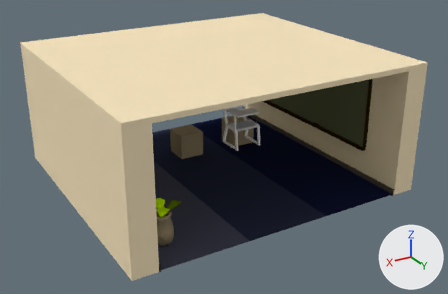
One commit to the Blender file Assets/Models/Blend/Corridor.blend: the scene before it, then after it.
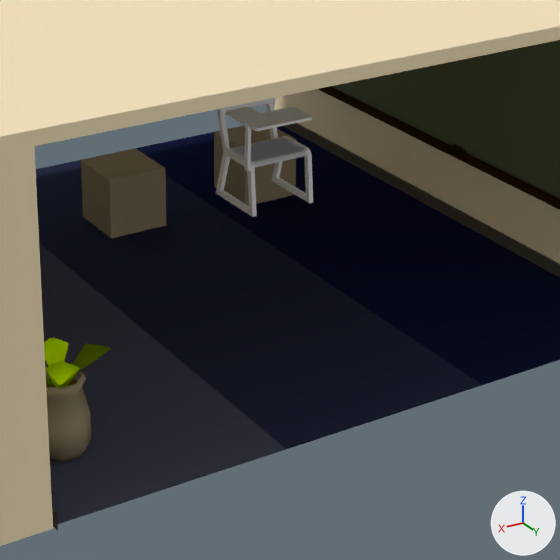
Each version appears first whole from a 50 mm camera at (21.9, 38.1, 16.4) aimed at (-0.3, 1.2, -2.1), and next in a close-up on the part from 31% to 80% of the width and 23% to 97% of the height. The axes (+X, +Y, +Z) are drawn at lower right. The lights are the same throughout.

Objects in the first close-up: 'Board', 'Cube', 'Cube.001', 'Cube.002', 'Cube.003', 'Ground', 'Player', 'Player1', 'Vase', 'Walls'.
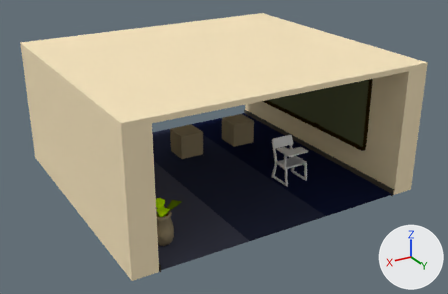
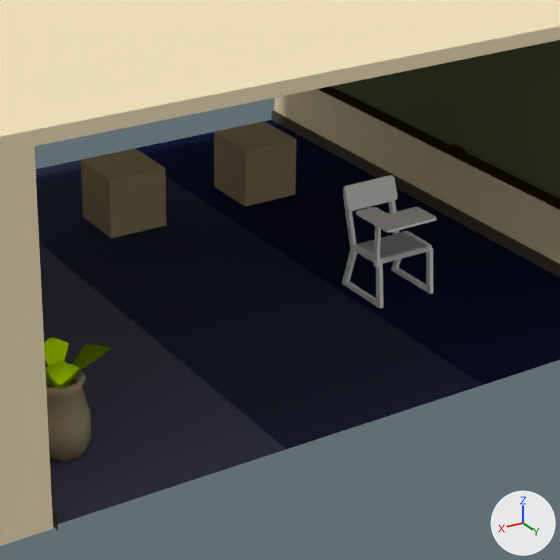
What differs and where, as boxes (x1, y1, x2, y2) in the close-ups (560 x 560 px):
'Cube', moved: before (216, 103, 313, 217); after (342, 195, 433, 308)
'Cube.001', moved: before (218, 98, 307, 168); after (343, 175, 429, 264)
'Cube.003', moved: before (226, 107, 312, 131); after (356, 207, 436, 233)
'Cube.002', moved: before (245, 125, 251, 171); after (374, 226, 381, 268)

The change, as a diff of the scene's bpy script:
```diff
--- a/Assets/Models/Blend/Corridor.blend.py
+++ b/Assets/Models/Blend/Corridor.blend.py
@@ ob_cube @@
 ob_cube = bpy.data.objects.new('Cube', me_cube_006)
-ob_cube.location = (0.0, 0.0, 0.0)
+ob_cube.location = (-4.38, 0.0, -3.87)
 _m = ob_cube.modifiers.new('Mirror', 'MIRROR')
@@ ob_cube_001 @@
 ob_cube_001 = bpy.data.objects.new('Cube.001', me_cube_007)
-ob_cube_001.location = (0.0, -0.02, 0.02)
+ob_cube_001.location = (-4.38, -0.02, -3.85)
 _m = ob_cube_001.modifiers.new('Mirror', 'MIRROR')
@@ ob_cube_002 @@
 ob_cube_002 = bpy.data.objects.new('Cube.002', me_cube_009)
-ob_cube_002.location = (2.24, 0.45, 0.31)
+ob_cube_002.location = (-2.13, 0.45, -3.57)
@@ ob_cube_003 @@
 ob_cube_003 = bpy.data.objects.new('Cube.003', me_cube_012)
-ob_cube_003.location = (0.62, 4.99, 1.97)
+ob_cube_003.location = (-3.76, 4.99, -1.91)
 ob_cube_003.scale = (0.468, 0.475, 0.0366)
```
